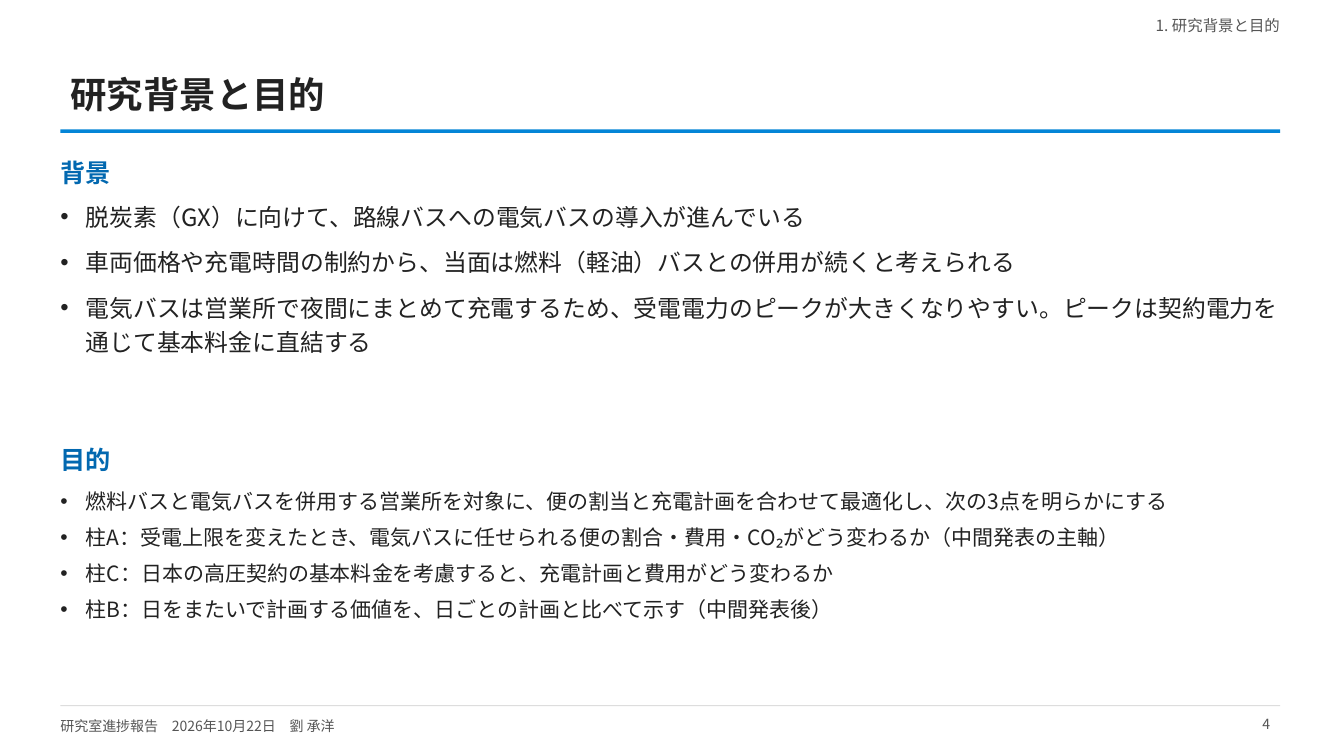
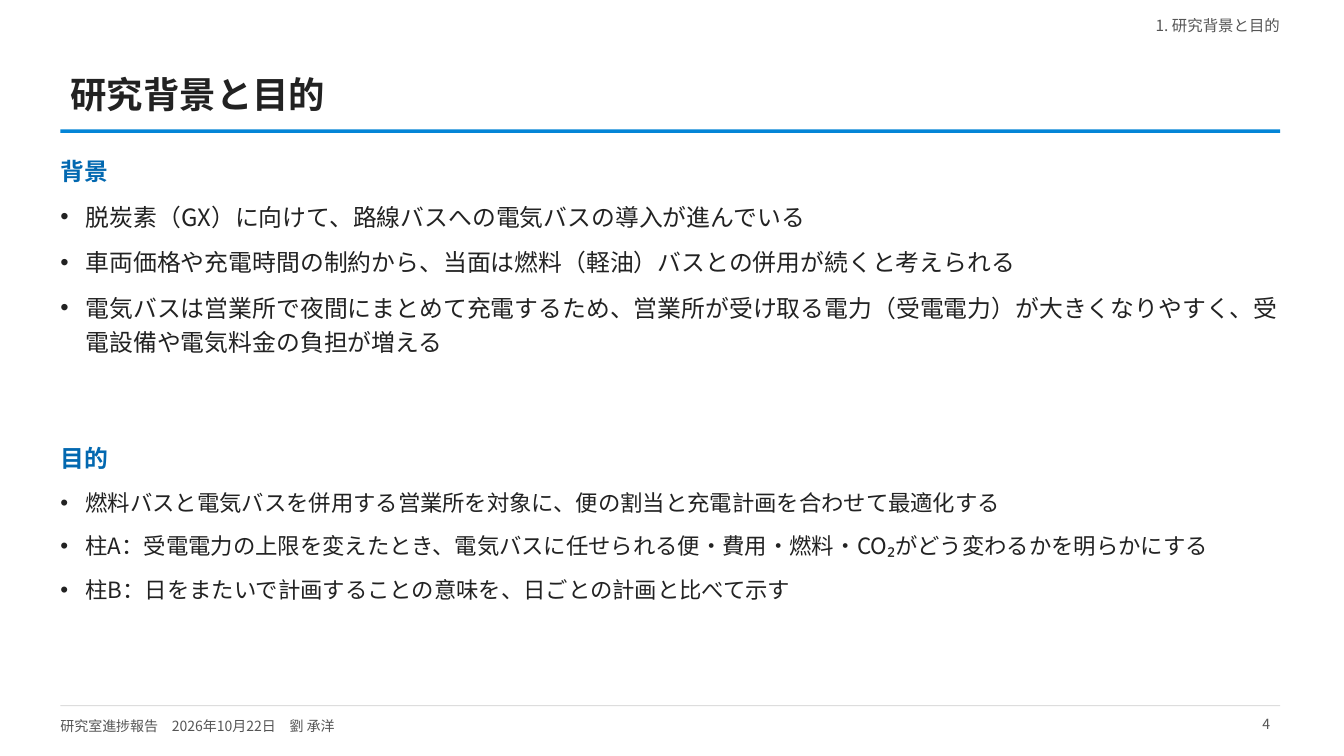
Before and after one commit to CYLIU2003/master-course, a slide deck: slide 4 of outcome/2026-10-22_lab_progress/lab_progress_20261022.pptx. Drawn at 1344x756 pixels with LibreOffice and Linux fonts; fonts in the diff are those of the drawing. Boxes give left, top, right and bottom in pixels: in the first picture for what was removed or moved away, otherwise in the second. Text is boxed around its words. In the diff, an @@ line names an element or a change of style, - is before the commit and + after.

```diff
--- a/outcome/2026-10-22_lab_progress/lab_progress_20261022.pptx
+++ b/outcome/2026-10-22_lab_progress/lab_progress_20261022.pptx
@@ text "背景" at <box>60,159,108,182</box>: size 18 to 17 pt @@
@@ text at <box>86,296,1278,353</box>: text changed @@
-• 電気バスは営業所で夜間にまとめて充電するため、受電電力のピークが大きくなりやすい。ピークは契約電力を通じて基本料金に直結する
+• 電気バスは営業所で夜間にまとめて充電するため、営業所が受け取る電力（受電電力）が大きくなりやすく、受電設備や電気料金の負担が増える
@@ text "目的" at <box>60,446,108,469</box>: size 18 to 17 pt @@
@@ text at <box>86,492,1208,600</box>: text changed; size 15 to 16 pt @@
-• 燃料バスと電気バスを併用する営業所を対象に、便の割当と充電計画を合わせて最適化し、次の3点を明らかにする
-• 柱A：受電上限を変えたとき、電気バスに任せられる便の割合・費用・CO₂がどう変わるか（中間発表の主軸）
-• 柱C：日本の高圧契約の基本料金を考慮すると、充電計画と費用がどう変わるか
-• 柱B：日をまたいで計画する価値を、日ごとの計画と比べて示す（中間発表後）
+• 燃料バスと電気バスを併用する営業所を対象に、便の割当と充電計画を合わせて最適化する
+• 柱A：受電電力の上限を変えたとき、電気バスに任せられる便・費用・燃料・CO₂がどう変わるかを明らかにする
+• 柱B：日をまたいで計画することの意味を、日ごとの計画と比べて示す
```
Also in this commit, not shown: 16 other slides changed, 1 slide added, 4 slides removed, 4 other files.
